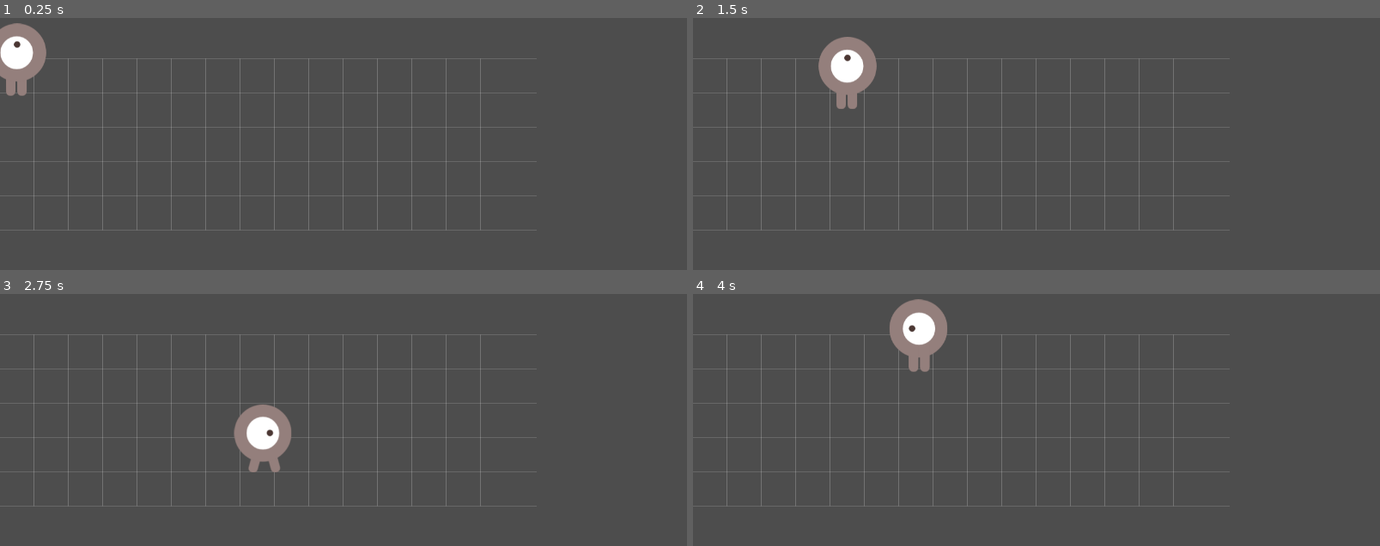
Above: before the commit, frames 1-4 (two rows, left to right).
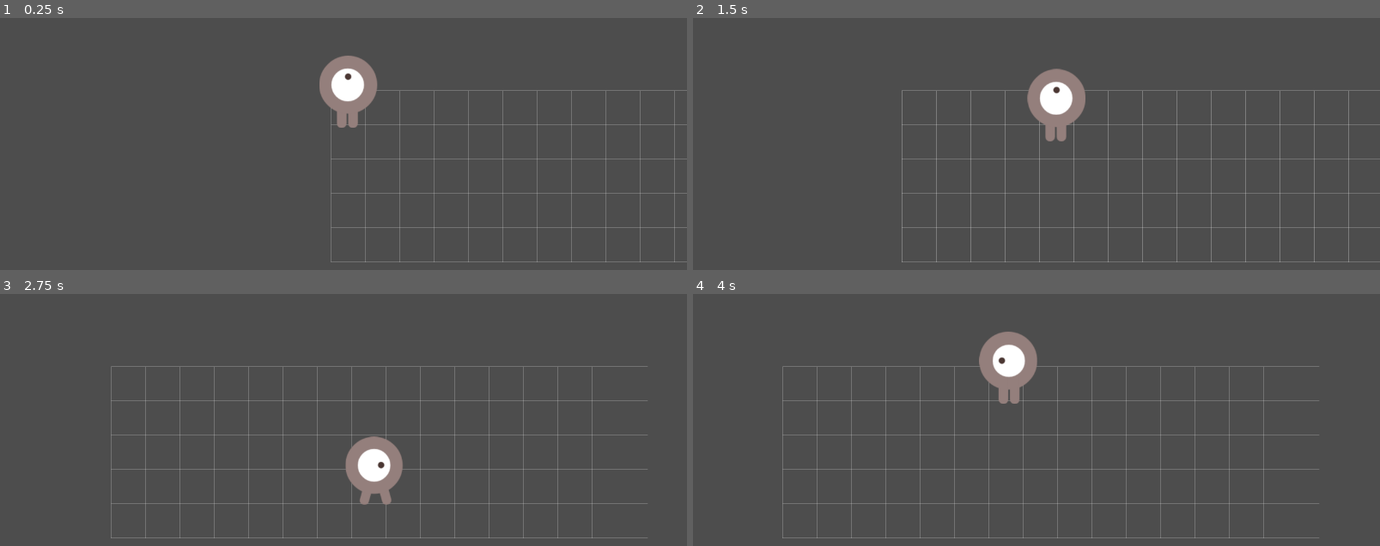
Above: after the commit, the same moments.

Repository: himanushi/godot-test
Game: Godot game, scene res://main.tscn
Two runs of this game, one before a commit and one after it. Both use one fixed random seed, a clock stepped at 60 frames per second and the inputs below.
Inputs:
- Up to frame 1 (0.25 s): no input
- Up to frame 2 (1.5 s): hold Right (ui_right) 0.53-1.28 s; hold Down (ui_down) from 1.28 s (still down)
- Up to frame 3 (2.75 s): release Down (ui_down) at 2.03 s; hold Right (ui_right) from 2.03 s (still down)
- Up to frame 4 (4 s): release Right (ui_right) at 2.78 s; hold Up (ui_up) 2.78-3.53 s; hold Left (ui_left) from 3.53 s (still down)

The runs differ from the first frame. In frame 1, 7.7% of the frame differs, in the area x 0-100%, y 2-97%; in frame 2, 8.4%; in frame 3, 8.4%; in frame 4, 8.7%, in the area x 0-92%, y 2-97%.

Commit message:
fix: main.tscn

Diff:
--- a/srpg/main.tscn
+++ b/srpg/main.tscn
@@ -1,9 +1,17 @@
-[gd_scene load_steps=3 format=3 uid="uid://bldqa2u8axvm2"]
+[gd_scene load_steps=4 format=3 uid="uid://bldqa2u8axvm2"]
 
+[ext_resource type="Script" path="res://main.gd" id="1_main"]
 [ext_resource type="PackedScene" uid="uid://cldykh7qxeaic" path="res://field.tscn" id="1_0xm2m"]
 [ext_resource type="PackedScene" uid="uid://bprsxgrqv27my" path="res://characters/player.tscn" id="2_0xm2m"]
 
 [node name="Main" type="Node2D"]
+script = ExtResource("1_main")
+
+[node name="Camera2D" type="Camera2D" parent="."]
+position = Vector2(0, 300)
+enabled = true
+position_smoothing_enabled = true
+position_smoothing_speed = 5.0
 
 [node name="Field" parent="." instance=ExtResource("1_0xm2m")]
 position = Vector2(0, 300)
